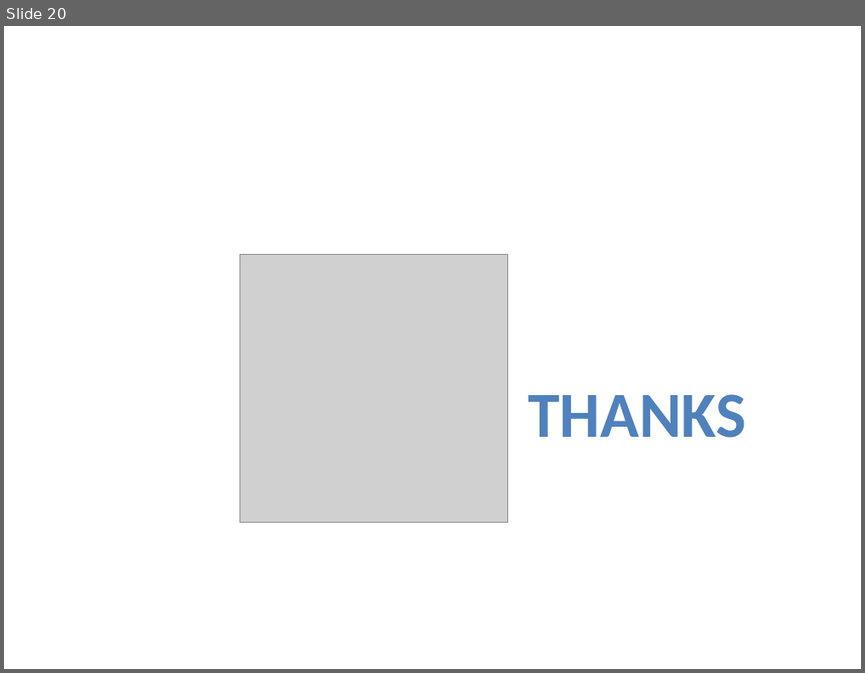
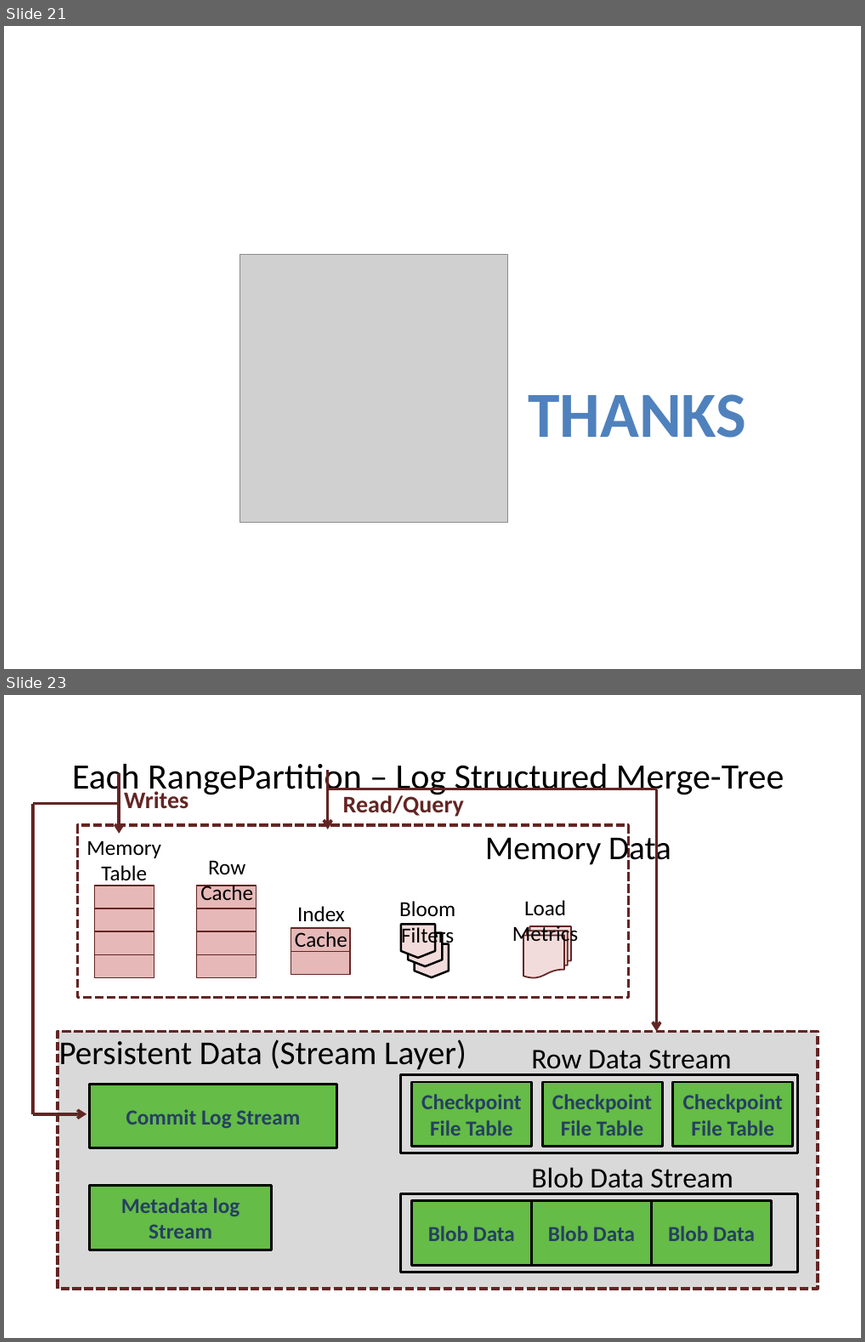
Before and after one commit to pnquanganh/distributed-storage-system, a slide deck: Paper Presentation/Merge.pptx. Shown one above the other, each under a label of ours: slide 20 before the commit, slides 21 and 23 after it; the slides between them are not shown. The pictures are 865x673 and 865x1342 pixels, drawn with LibreOffice and Linux fonts; fonts in the diff are those of the drawing; grey boxes stand for pictures. Boxes give left, top, right and bottom in pixels: in the first picture for what was removed or moved away, otherwise in the second. Text is boxed around its words. In the diff, an @@ line names an element or a change of style, - is before the commit and + after.

```diff
--- a/Paper Presentation/Merge.pptx
+++ b/Paper Presentation/Merge.pptx
@@ slide 23 added at box(4, 695, 861, 1338), background #FFFFFF @@
@@ title added at box(72, 764, 784, 797), 30 pt, text #000000 @@
+Each RangePartition – Log Structured Merge-Tree
@@ group added at box(33, 774, 188, 1114): 2 arrows, 2 lines, 1 text @@
+Writes
@@ group added at box(328, 770, 657, 1031): 2 arrows, 1 text, 1 line @@
+Read/Query
@@ group added at box(78, 825, 671, 998): 5 rectangles, 2 texts @@
+Memory Table
+Memory Data
@@ group added at box(197, 860, 256, 978): 4 rectangles, 1 text @@
+Row Cache
@@ group added at box(291, 900, 578, 978): 3 texts, 3 flow chart offpage connectors, 2 rectangles, 1 flow chart multidocument @@
+Index Cache
+Bloom Filters
+Load Metrics
@@ rectangle added at box(58, 1031, 818, 1288), fill #D9D9D9, outline #632523 2.5 pt dashed @@
@@ text added at box(59, 1039, 466, 1070), 28 pt, text #000000 @@
+Persistent Data (Stream Layer)
@@ rectangle added at box(90, 1084, 336, 1148), fill #65BC46, outline #000000 2 pt, 18 pt, text #254061, bold @@
+Commit Log Stream
@@ group added at box(401, 1049, 797, 1272): 8 rectangles, 2 texts @@
+Checkpoint
+File Table
+Checkpoint
+File Table
+Checkpoint
+File Table
+Row Data Stream
+Blob Data
+Blob Data
+Blob Data
+Blob Data Stream
@@ rectangle added at box(90, 1185, 271, 1249), fill #65BC46, outline #000000 2 pt, 18 pt, text #254061, bold @@
+Metadata log Stream
@@ what was slide 20 is now slide 21 @@
```
Also in this commit, not shown: 1 slide changed, 1 other slide added.
